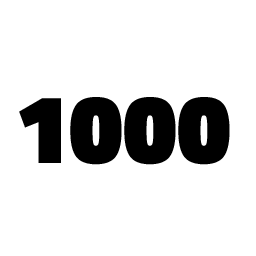
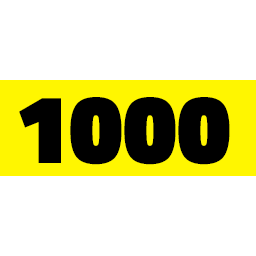
Before/after of a 256x256 layered artwork. What changed in the layer stack:
added layer "Layer 1" above "Rounded Rectangle 1 copy 2" over [0, 80, 256, 176]
